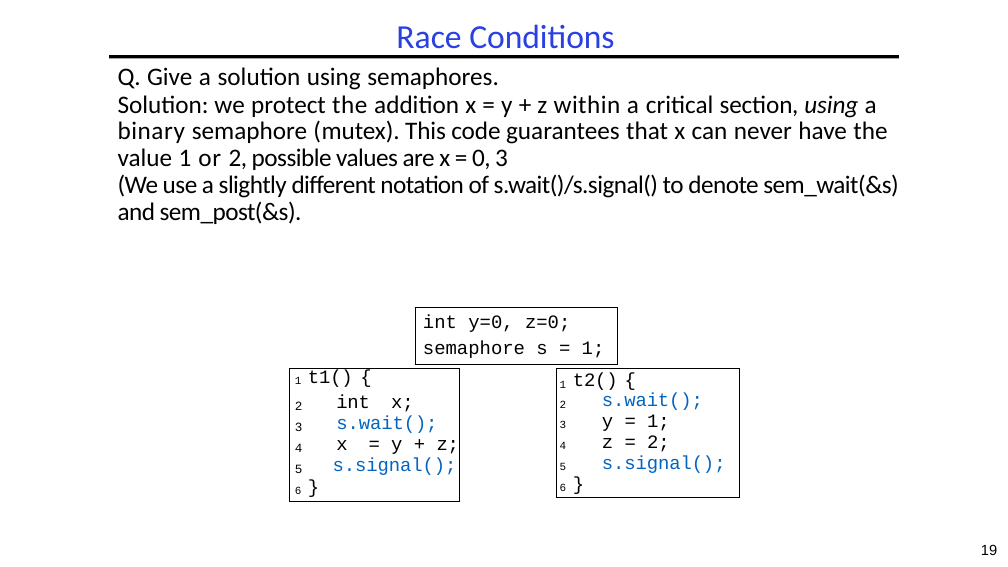
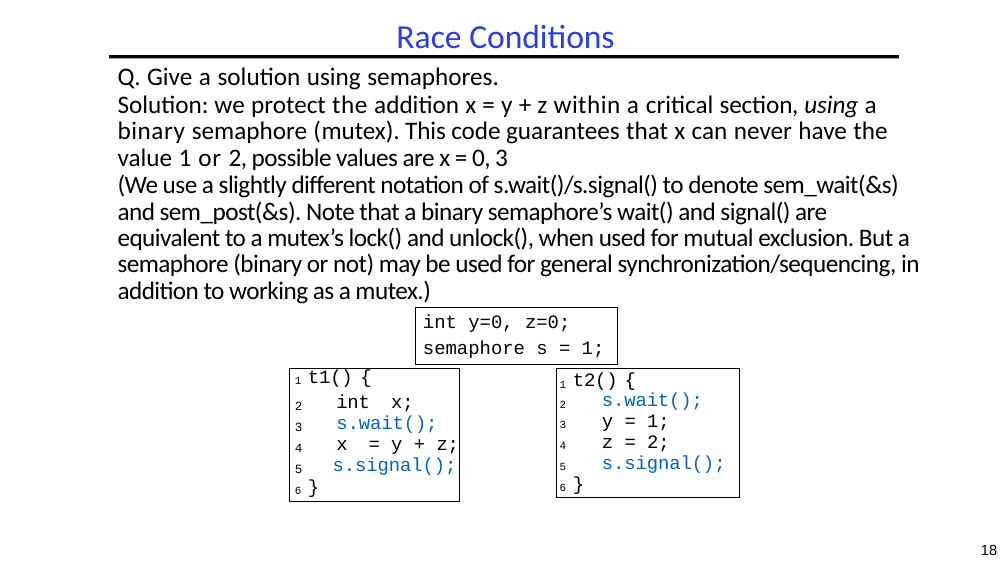
Before and after one commit to guhofstra/CSC112Fa26, a slide deck: slide 18 of PPTs/L3-Exercises ANS.pptx (slide 19 before the commit). Drawn at 1008x567 pixels with LibreOffice and Linux fonts; fonts in the diff are those of the drawing. Boxes give left, top, right and bottom in pixels: in the first picture for what was removed or moved away, otherwise in the second. Text is boxed around its words. In the diff, an @@ line names an element or a change of style, - is before the commit and + after.

```diff
--- a/PPTs/L3-Exercises ANS.pptx
+++ b/PPTs/L3-Exercises ANS.pptx
@@ text at (x1=118, y1=174, x2=919, y2=304): text changed @@
-(We use a slightly different notation of s.wait()/s.signal() to denote sem_wait(&s) and sem_post(&s).
+(We use a slightly different notation of s.wait()/s.signal() to denote sem_wait(&s) and sem_post(&s). Note that a binary semaphore’s wait() and signal() are equivalent to a mutex’s lock() and unlock(), when used for mutual exclusion. But a semaphore (binary or not) may be used for general synchronization/sequencing, in addition to working as a mutex.)
@@ page number at (x1=981, y1=544, x2=997, y2=555): text changed @@
-19
+18
```
Also in this commit, not shown: 8 other slides changed, 1 slide removed, 4 other files.
